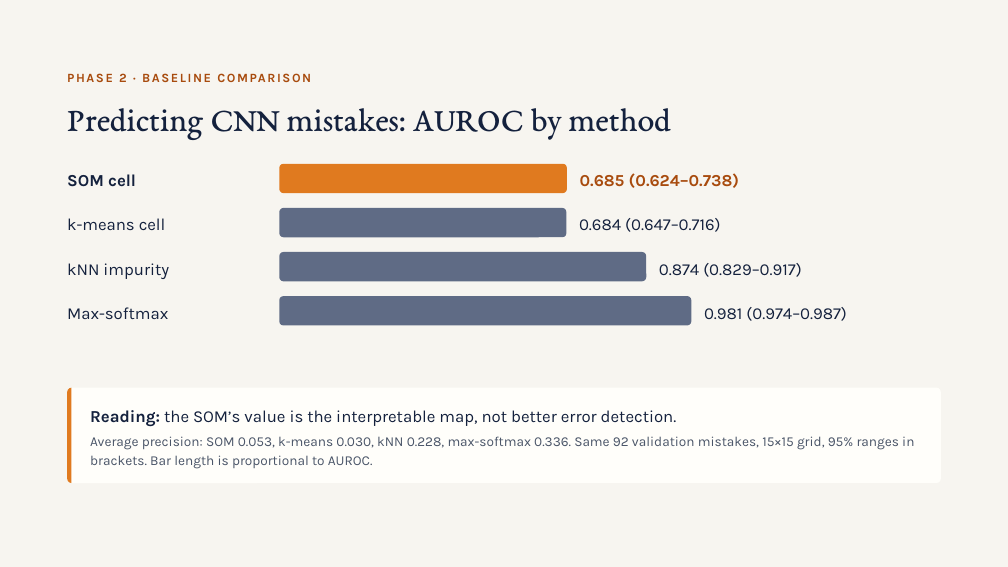
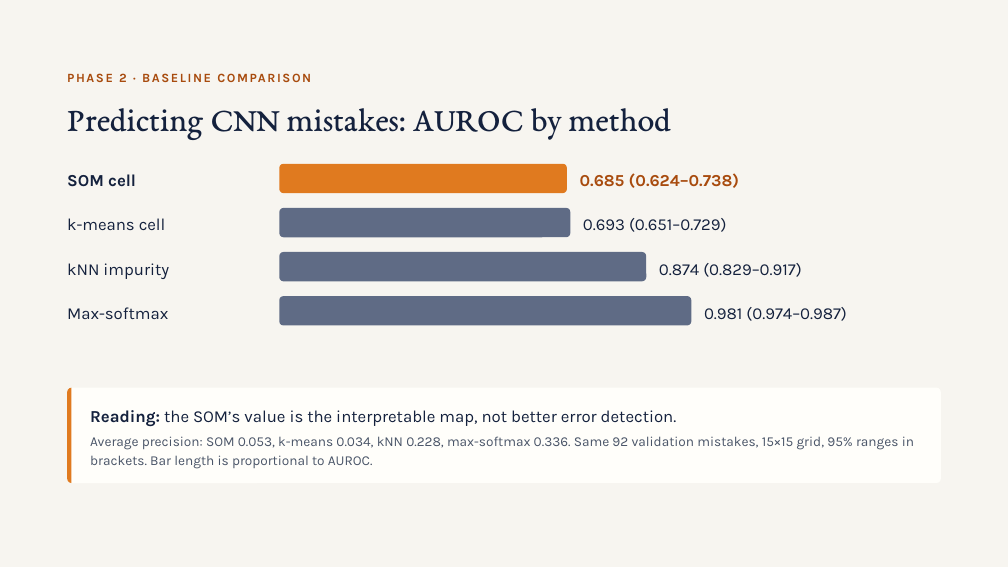
Before and after one commit to nazishatta/fall-2026-group5, a slide deck: slide 15 of presentation/v1_mnist/Capstone Preliminary Presentation.pptx. Drawn at 1008x567 pixels with LibreOffice and Linux fonts; fonts in the diff are those of the drawing. Boxes give left, top, right and bottom in pixels: in the first picture for what was removed or moved away, otherwise in the second. Text is boxed around its words. In the diff, an @@ line names an element or a change of style, - is before the commit and + after.

```diff
--- a/presentation/v1_mnist/Capstone Preliminary Presentation.pptx
+++ b/presentation/v1_mnist/Capstone Preliminary Presentation.pptx
@@ rounded rectangle: place and size @@
-rounded rectangle at box(279, 208, 566, 237)
+rounded rectangle at box(279, 208, 570, 237)
@@ text at box(583, 218, 726, 232): text changed @@
-0.684 (0.647–0.716)
+0.693 (0.651–0.729)
@@ text at box(90, 436, 914, 469): text changed @@
-Average precision: SOM 0.053, k-means 0.030, kNN 0.228, max-softmax 0.336. Same 92 validation mistakes, 15×15 grid, 95% ranges in brackets. Bar length is proportional to AUROC.
+Average precision: SOM 0.053, k-means 0.034, kNN 0.228, max-softmax 0.336. Same 92 validation mistakes, 15×15 grid, 95% ranges in brackets. Bar length is proportional to AUROC.
```
Also in this commit, not shown: 1 other slide changed.
